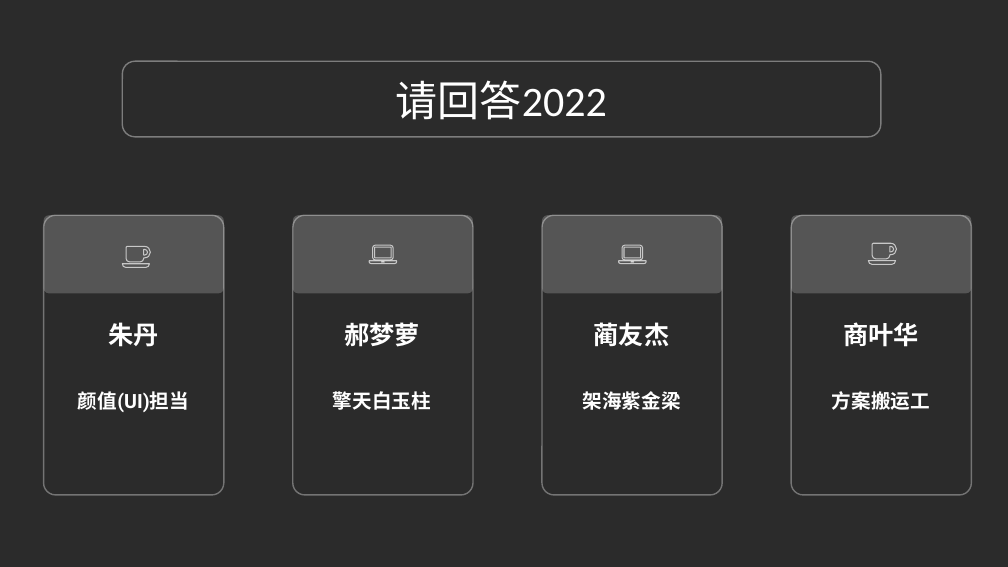
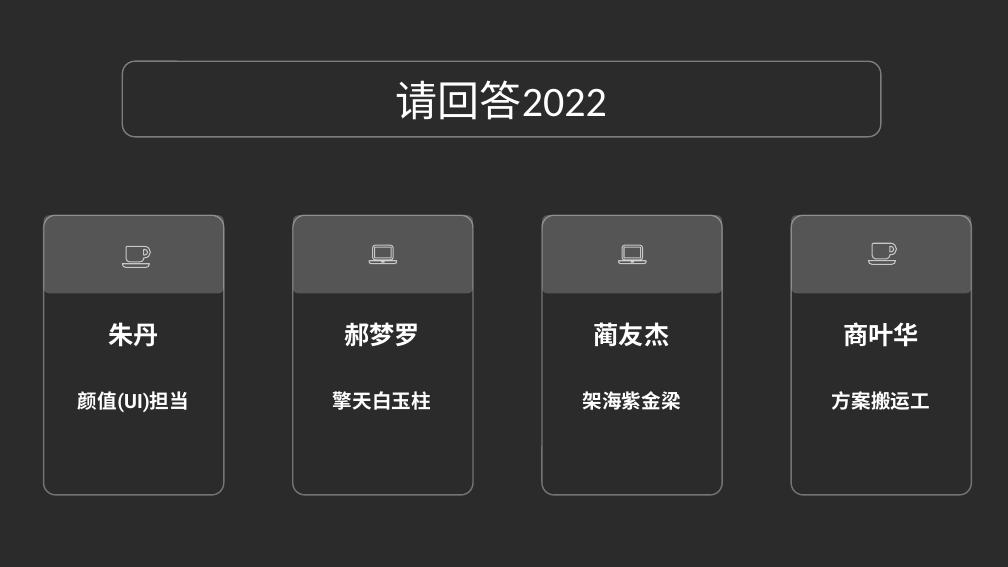
Before and after one commit to thinwind/ebnas, a slide deck: slide 2 of design/ppt/集群集市-化不可能为可能.pptx. Drawn at 1008x567 pixels with LibreOffice and Linux fonts; fonts in the diff are those of the drawing; background and template pictures are left out; a plain dark background stands for a picture behind light text. Boxes give left, top, right and bottom in pixels: in the first picture for what was removed or moved away, otherwise in the second. Text is boxed around its words. In the diff, an @@ line names an element or a change of style, - is before the commit and + after.

```diff
--- a/design/ppt/集群集市-化不可能为可能.pptx
+++ b/design/ppt/集群集市-化不可能为可能.pptx
@@ text at box(344, 322, 420, 347): text changed @@
-郝梦萝
+郝梦罗
```
Also in this commit, not shown: 13 other files.
